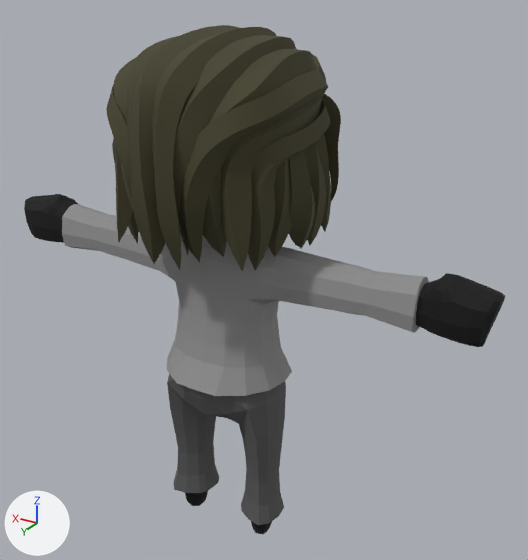
Two versions of the glTF model client/public/assets/characters/Chef_Female.glb, one commit apart.
One viewpoint serves both versions: a 50 mm lens placed at (-0.583, 0.859, 0.891), pointed at (-0.037, -0.052, 0.436). Every picture has the same lights, and +X, +Y and +Z are marked at lower left. The picture after the commit comes second. Where no turn or scale is listed for an object, it has been applied to the vertices. Vertices at exactly the same position are counted once.

Names of what the first picture shows: 'Body'.
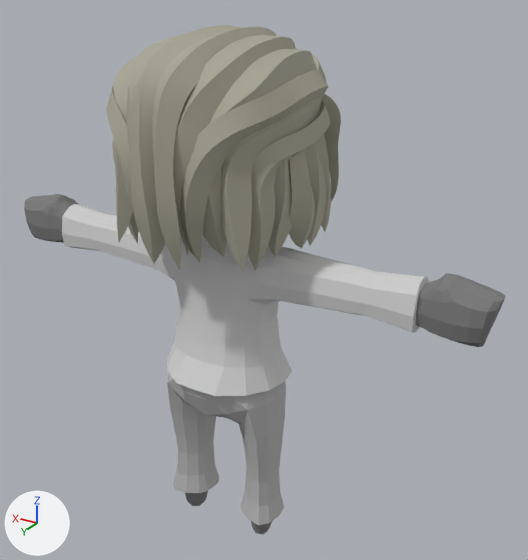
Changed parts and their boxes (x1, y1, x2, y2) in the pictures (528 x 560 px):
part 1 of me_mesh_0, recoloured
    both: (24, 194, 505, 534)
part 2 of me_mesh_0, recoloured (grey to light grey)
    both: (62, 204, 429, 396)
part 3 of me_mesh_0, recoloured (dark yellow to grey)
    both: (106, 25, 341, 272)
part 4 of me_mesh_0, recoloured (dark grey to grey)
    both: (167, 374, 286, 525)

The edits, one by one:
me_mesh_0 has 4491 vertices, 8754 faces and spans x -0.414..0.414, y -0.196..0.167, z -0.005..0.814.
me_mesh_0 is used by ob_body; location (0.0, 0.0, 0.0).
me_mesh_0 part 1: 1196 faces centred in x -0.413..0.413, y -0.124..0.124, z -0.003..0.792 are repainted in the vertex colours; the middle colour goes from black #030303 to grey #797979.
me_mesh_0 part 2: 620 faces centred in x -0.312..0.312, y -0.064..0.085, z 0.3..0.535 are repainted in the vertex colours; the middle colour goes from grey #8f8f8f to light grey #d1d1d1.
me_mesh_0 part 3: 6198 faces centred in x -0.146..0.146, y -0.192..0.165, z 0.525..0.812 are repainted in the vertex colours; the middle colour goes from dark yellow #423f26 to grey #a8a695.
me_mesh_0 part 4: 420 faces centred in x -0.101..0.101, y -0.052..0.079, z 0.043..0.298 are repainted in the vertex colours; the middle colour goes from dark grey #555555 to grey #b4b4b4.
